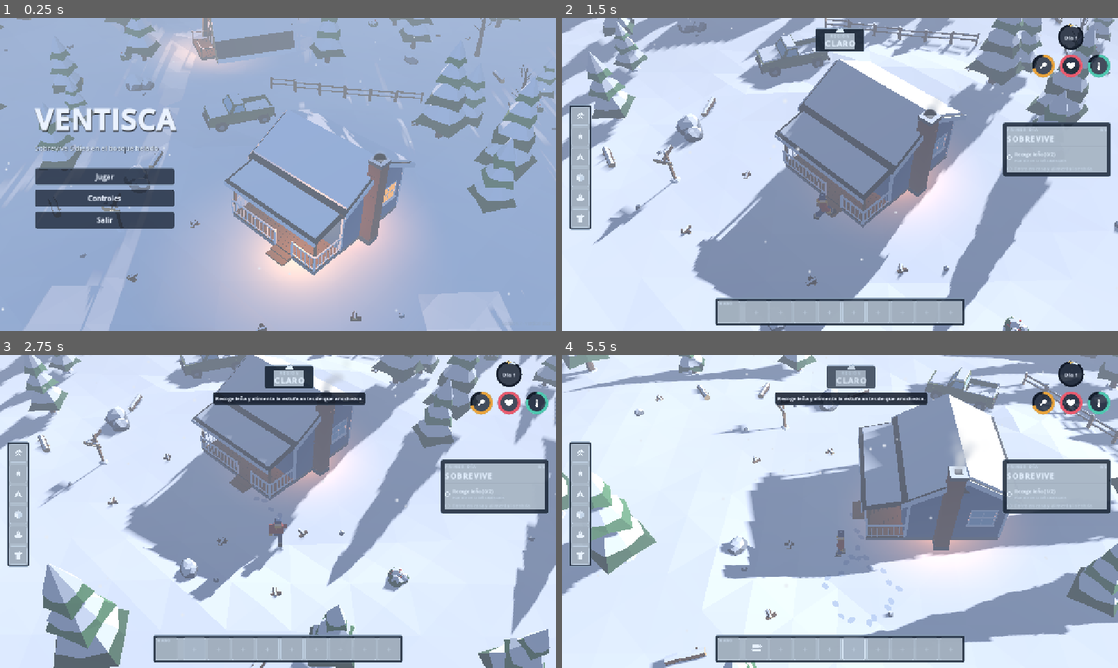
Above: before the commit, frames 1-4 (two rows, left to right).
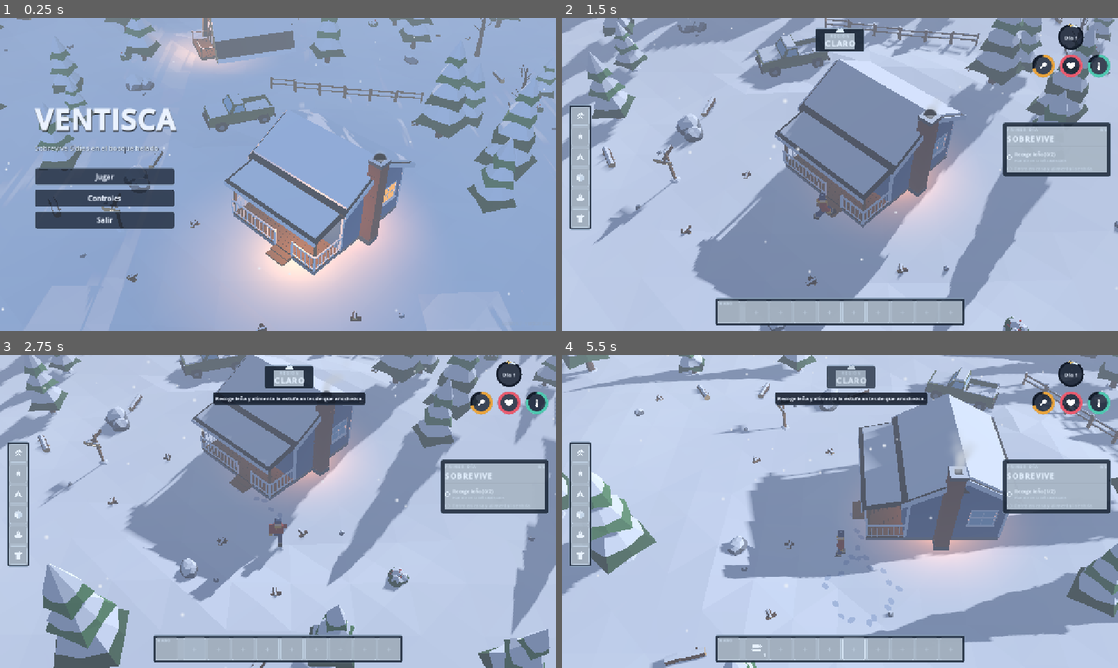
Above: after the commit, the same moments.

Repository: SrBatai/Quotas
Game: Godot game, scene res://scenes/main/main_menu.tscn
Two runs of this game, one before a commit and one after it. Both use one fixed random seed, a clock stepped at 60 frames per second and the inputs below.
Inputs (mouse positions are in pixels of both pictures, inside the frame that each line leads up to):
- Up to frame 1 (0.25 s): no input
- Up to frame 2 (1.5 s): click "Jugar" at 0.5 s; tap Enter at 1.25 s; move the mouse to (728, 312) at 1.27 s; hold D (move_right) from 1.28 s (still down); hold Shift (run) from 1.28 s (still down); click (728, 312) at 1.42 s
- Up to frame 3 (2.75 s): move the mouse to (194, 649) at 2.02 s; release D (move_right) at 2.03 s; release Shift (run) at 2.03 s; hold S (move_back) from 2.03 s (still down); tap Space (attack) at 2.1 s; click (194, 649) at 2.17 s; tap Shift (run) at 2.3 s
- Up to frame 4 (5.5 s): move the mouse to (778, 649) at 2.77 s; release S (move_back) at 2.78 s; hold D (move_right) 2.78-3.53 s; hold F (eat) 2.78-3.53 s; click (778, 649) at 2.92 s; tap Shift (run) every 0.75 s from 3.05 to 5.3 s; move the mouse to (806, 649) at 3.52 s; hold W (move_forward) 3.53-4.28 s; tap R (interact) at 3.6 s; click (806, 649) at 3.67 s; move the mouse to (828, 649) at 4.27 s; press the mouse at (828, 649) at 4.28 s; hold A (move_left) from 4.28 s (still down); move the mouse to (851, 649) at 5.02 s; release the mouse at (851, 649) at 5.03 s; tap Q (rotate_cam_left) at 5.1 s; click (851, 649) at 5.17 s

The runs differ from the first frame. In frame 1, 0.2% of the frame differs, in the area x 14-96%, y 1-48%; in frame 2, 52%; in frame 3, 56%; in frame 4, 57%, in the area x 0-100%, y 0-100%.

Commit message:
WIP: checkpoint slice code in progress
Co-Authored-By: Claude Opus 5.5 <noreply@anthropic.com>
Claude-Session: https://claude.ai/code/session_01X31j4asUzccwM8XEVi5Qf2

Diff:
--- a/winter-survival/scripts/main/game.gd
+++ b/winter-survival/scripts/main/game.gd
@@ -24,7 +24,8 @@
 	storage_panel.set_anchors_preset(Control.PRESET_CENTER_BOTTOM)
 	storage_panel.offset_left = -190
 	storage_panel.offset_right = 190
-	storage_panel.offset_top = -250
+	storage_panel.offset_top = -290
+	storage_panel.offset_bottom = -118
 	storage_panel.grow_vertical = Control.GROW_DIRECTION_BEGIN
 	hud.category_bar.category_pressed.connect(_on_category)
 	craft_panel.opened.connect(func(cat: StringName) -> void:
--- a/winter-survival/scripts/ui/hotbar_slot.gd
+++ b/winter-survival/scripts/ui/hotbar_slot.gd
@@ -31,9 +31,11 @@
 	add_child(_caption)
 	_count = UiTheme.label("", 11, UiTheme.TEXT, true)
 	_count.horizontal_alignment = HORIZONTAL_ALIGNMENT_RIGHT
-	_count.set_anchors_preset(Control.PRESET_BOTTOM_RIGHT)
-	_count.position = Vector2(20, 34)
+	_count.position = Vector2(20, 33)
 	_count.size = Vector2(28, 16)
+	_count.add_theme_color_override("font_shadow_color", Color(0, 0, 0, 0.7))
+	_count.add_theme_constant_override("shadow_offset_x", 1)
+	_count.add_theme_constant_override("shadow_offset_y", 1)
 	add_child(_count)
 	_bonus = UiTheme.label("", 9, UiTheme.ACCENT, true)
 	_bonus.position = Vector2(3, 2)
--- a/winter-survival/scripts/world/day_night.gd
+++ b/winter-survival/scripts/world/day_night.gd
@@ -4,16 +4,16 @@
 
 const KEYS := {
 	# hour: sky_top, sky_horizon, ground, ambient, ambient_energy, fog_color, fog_density, sky_energy
-	0.0: [Color("#0B1A33"), Color("#1F3358"), Color("#16233B"), Color("#3C4D78"), 0.85, Color("#182640"), 0.020, 0.25],
-	5.0: [Color("#0B1A33"), Color("#1F3358"), Color("#16233B"), Color("#3C4D78"), 0.85, Color("#182640"), 0.020, 0.25],
-	6.5: [Color("#3E4C7A"), Color("#E0A886"), Color("#7C8AA6"), Color("#7C8CB0"), 0.8, Color("#9FA9C2"), 0.014, 0.6],
-	12.0: [Color("#7FB3E6"), Color("#D6E6F5"), Color("#C9D8EA"), Color("#8EB0DC"), 0.8, Color("#C9D8EA"), 0.010, 1.0],
-	18.5: [Color("#7FA6DC"), Color("#E8D8C8"), Color("#B8C6DA"), Color("#8AA6D0"), 0.8, Color("#C0CCDE"), 0.011, 0.9],
-	19.5: [Color("#4E4A80"), Color("#E8A470"), Color("#7E7C98"), Color("#7E86A8"), 0.75, Color("#A9AEC4"), 0.014, 0.6],
-	20.8: [Color("#0B1A33"), Color("#1F3358"), Color("#16233B"), Color("#3C4D78"), 0.85, Color("#182640"), 0.020, 0.25],
+	0.0: [Color("#0B1A33"), Color("#1F3358"), Color("#16233B"), Color("#3C4D78"), 0.85, Color("#182640"), 0.014, 0.25],
+	5.0: [Color("#0B1A33"), Color("#1F3358"), Color("#16233B"), Color("#3C4D78"), 0.85, Color("#182640"), 0.014, 0.25],
+	6.5: [Color("#3E4C7A"), Color("#E0A886"), Color("#7C8AA6"), Color("#7C8CB0"), 0.8, Color("#9FA9C2"), 0.010, 0.6],
+	12.0: [Color("#7FB3E6"), Color("#D6E6F5"), Color("#C9D8EA"), Color("#8EB0DC"), 0.8, Color("#C9D8EA"), 0.006, 1.0],
+	18.5: [Color("#7FA6DC"), Color("#E8D8C8"), Color("#B8C6DA"), Color("#8AA6D0"), 0.8, Color("#C0CCDE"), 0.007, 0.9],
+	19.5: [Color("#4E4A80"), Color("#E8A470"), Color("#7E7C98"), Color("#7E86A8"), 0.75, Color("#A9AEC4"), 0.010, 0.6],
+	20.8: [Color("#0B1A33"), Color("#1F3358"), Color("#16233B"), Color("#3C4D78"), 0.85, Color("#182640"), 0.014, 0.25],
 }
 const BLIZZARD_FOG := Color("#B8C4D3")
-const BLIZZARD_FOG_DENSITY := 0.06
+const BLIZZARD_FOG_DENSITY := 0.045
 const NIGHT_BLIZZARD_FOG := Color("#3A4556")
 
 var sun: DirectionalLight3D
@@ -21,6 +21,9 @@
 var env: WorldEnvironment
 var sky_mat: ProceduralSkyMaterial
 var blizzard_blend: float = 0.0
+## Debug/tuning multipliers (screenshot flags use them).
+var sun_scale: float = 1.0
+var ambient_scale: float = 1.0
 
 
 func _ready() -> void:
@@ -105,8 +108,8 @@
 	if sun != null:
 		sun.rotation_degrees = Vector3(-maxf(elev, 2.0), 205.0 + t_sun * 40.0 - 20.0, 0)
 		var energy := clampf(elev / 38.0, 0.0, 1.0)
-		energy = sqrt(energy) * 0.62
-		sun.light_energy = energy * (1.0 - 0.8 * blizzard_blend)
+		energy = sqrt(energy) * 0.26
+		sun.light_energy = energy * (1.0 - 0.8 * blizzard_blend) * sun_scale
 		sun.visible = energy > 0.01
 		var warm := clampf(elev / 8.0, 0.0, 1.0)
 		sun.light_color = Color("#FFB070").lerp(Color("#FFF4E0"), warm)
@@ -126,7 +129,7 @@
 	sky_mat.ground_horizon_color = (k[1] as Color).lerp(blizzard_fog, blizzard_blend)
 	sky_mat.sky_energy_multiplier = k[7]
 	e.ambient_light_color = (k[3] as Color).lerp(blizzard_fog, blizzard_blend * 0.5)
-	e.ambient_light_energy = lerpf(k[4], k[4] * 1.1, blizzard_blend)
+	e.ambient_light_energy = lerpf(k[4], k[4] * 1.1, blizzard_blend) * ambient_scale
 	e.fog_light_color = (k[5] as Color).lerp(blizzard_fog, blizzard_blend)
 	e.fog_density = lerpf(k[6], BLIZZARD_FOG_DENSITY, blizzard_blend)
 
--- a/winter-survival/tests/screenshot_steps.gd
+++ b/winter-survival/tests/screenshot_steps.gd
@@ -71,19 +71,24 @@
 				storage_panel.open(world.cabin.get_node("Cabinet").get_node("Storage"))
 		if flags.has("noshadow"):
 			(world.get_node("Sun") as DirectionalLight3D).shadow_enabled = false
+		var dn: DayNight = world.get_node("DayNight")
 		if flags.has("noambient"):
-			(world.get_node("Env") as WorldEnvironment).environment.ambient_light_energy = 0.0
+			dn.ambient_scale = 0.0
+		if flags.has("halfsun"):
+			dn.sun_scale = 0.5
+		if flags.has("halfambient"):
+			dn.ambient_scale = 0.5
 		if flags.has("magenta"):
 			var e := (world.get_node("Env") as WorldEnvironment).environment
 			e.background_mode = Environment.BG_COLOR
 			e.background_color = Color.MAGENTA
 			e.fog_enabled = false
 		if flags.has("nosun"):
-			(world.get_node("Sun") as DirectionalLight3D).visible = false
+			dn.sun_scale = 0.0
 		var sun := world.get_node("Sun") as DirectionalLight3D
 		print("sun dir=%s energy=%.2f visible=%s shadow=%s color=%s" % [-sun.global_transform.basis.z, sun.light_energy, sun.visible, sun.shadow_enabled, sun.light_color])
 		var env := (world.get_node("Env") as WorldEnvironment).environment
-		print("ambient=%s energy=%.2f fog=%.3f" % [env.ambient_light_color, env.ambient_light_energy, env.fog_density])
+		print("ambient=%s energy=%.2f fog=%.3f source=%d bg=%d" % [env.ambient_light_color, env.ambient_light_energy, env.fog_density, env.ambient_light_source, env.background_mode])
 		GameState.is_running = false  # freeze the clock for a stable shot
 		var rig := CameraRig.active()
 		if rig != null:
